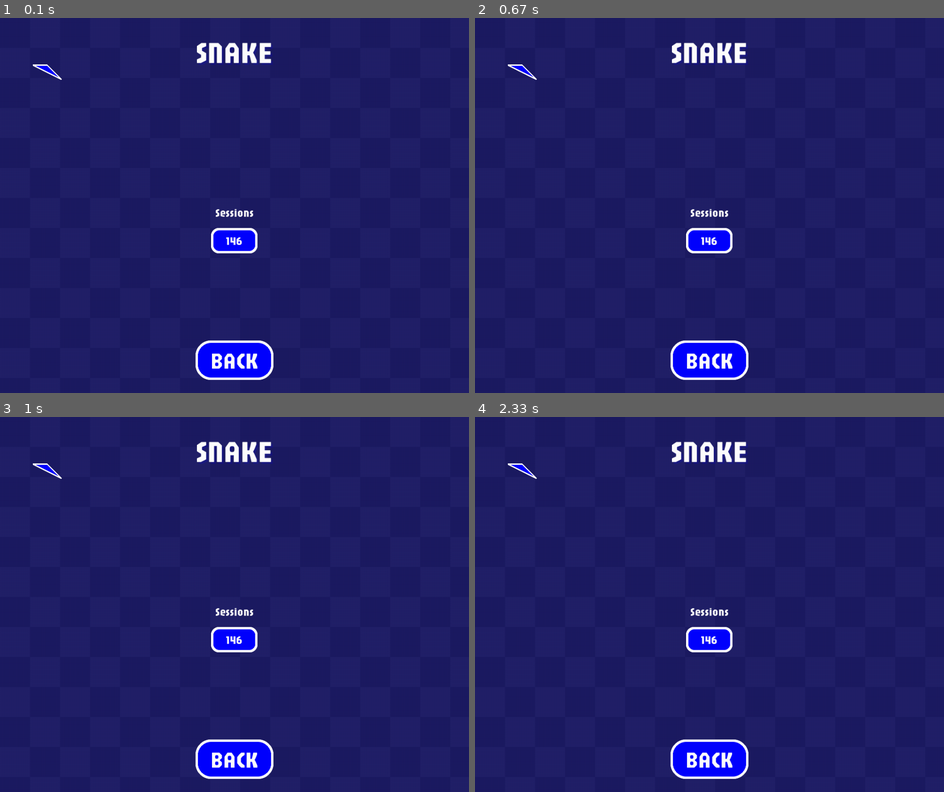
Above: before the commit, frames 1-4 (two rows, left to right).
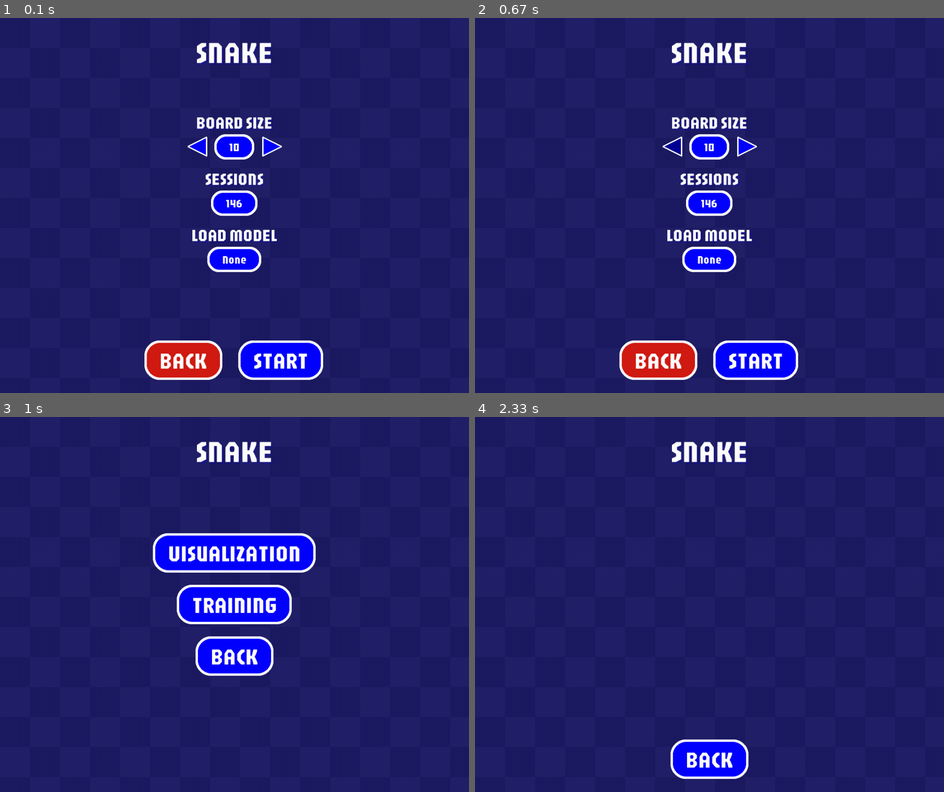
Above: after the commit, the same moments.

Repository: DevJ2K/snakeAI
Game: pygame game, started from srcs/Window.py
Same seed, same stepped clock (60 frames per second), same inputs: the game is played once before the commit and once after it.
Inputs (mouse positions are in pixels of both pictures, inside the frame that each line leads up to):
- Up to frame 1 (0.1 s): no input
- Up to frame 2 (0.67 s): click (671, 145) at 0.38 s
- Up to frame 3 (1 s): click (281, 758) at 0.72 s, where only the run after the commit has a clickable "START"
- Up to frame 4 (2.33 s): click (709, 552) at 1.05 s, where only the run after the commit has a clickable "VISUALIZATION"

The runs differ from the first frame. In frame 1, 7.2% of the frame differs, in the area x 7-69%, y 12-97%; in frame 2, 7.2%; in frame 3, 9.4%, in the area x 7-68%, y 12-97%; in frame 4, 0.8%.

Commit message:
✅ : Create triangle button and computor settings design done.

Diff:
--- a/srcs/Window.py
+++ b/srcs/Window.py
@@ -23,6 +23,8 @@
     ):
         abs_file_path = os.path.abspath(__file__)
         ROOT_PATH = os.path.dirname(os.path.dirname(abs_file_path))
+        self.font = font
+        self.ROOT_PATH = ROOT_PATH
         self.SCREEN_WIDTH = size[0]
         self.SCREEN_HEIGHT = size[1]
         pygame.init()
@@ -31,9 +33,9 @@
         self.canvas = pygame.display.set_mode(size=size)
         pygame.display.set_caption(title=title)
         # print(font)
-        self.fontTitle = pygame.font.Font(os.path.join(ROOT_PATH, font), 64)
-        self.fontButton = pygame.font.Font(os.path.join(ROOT_PATH, font), 48)
-        self.fontText = pygame.font.Font(os.path.join(ROOT_PATH, font), 24)
+        self.fontTitle = pygame.font.Font(os.path.join(self.ROOT_PATH, font), 64)
+        self.fontButton = pygame.font.Font(os.path.join(self.ROOT_PATH, font), 48)
+        self.fontText = pygame.font.Font(os.path.join(self.ROOT_PATH, font), 24)
         self.run = False
         self.FPS = FPS
         self.tick = 0
@@ -50,6 +52,10 @@
 
         # Window Interface Handling
         self.buttons = []
+        self.triangle_buttons = []
+
+    def get_font(self, size: int) -> pygame.font.Font:
+        return pygame.font.Font(os.path.join(self.ROOT_PATH, self.font), size)
 
     def switch_menu(self, menu: str):
         self.menu = menu
@@ -125,6 +131,7 @@
         while self.run:
             self.create_background(pattern_size=64)
             self.buttons.clear()
+            self.triangle_buttons.clear()
             self.last_tick = self.tick
             self.tick += 1
             self.current_menu()
--- a/srcs/window/window_menu.py
+++ b/srcs/window/window_menu.py
@@ -1,5 +1,5 @@
 from Window import Window
-from window.window_utils import add_button, add_text
+from window.window_utils import add_button, add_text, add_triangle_button
 import pygame
 
 
@@ -140,38 +140,135 @@
 # MENU COMPUTOR TRAINING ##########
 ###################################
 def MENU_computor_training(window: Window):
-    pygame.draw.polygon(
-        window.canvas,
-        window.theme['btn'],
-        [(100, 100), (130, 130), (70, 100)]
-    )
-    pygame.draw.polygon(
-        window.canvas,
-        "#FFFFFF",
-        [(100, 100), (130, 130), (70, 100)],
-        3
-    )
-
-    add_text(window, "Sessions", y=window.SCREEN_HEIGHT / 2)
-    add_button(
-        window=window,
-        y=window.SCREEN_HEIGHT / 2 + 60,
-        text="146",
+    # pygame.draw.polygon(
+    #     window.canvas,
+    #     window.theme['btn'],
+    #     [(100, 100), (130, 130), (70, 100)]
+    # )
+    # pygame.draw.polygon(
+    #     window.canvas,
+    #     "#FFFFFF",
+    #     [(100, 100), (130, 130), (70, 100)],
+    #     3
+    # )
+    font_text = window.get_font(size=36)
+
+    add_text(
+        window,
+        "BOARD SIZE",
+        y=window.SCREEN_HEIGHT / 2 - 200,
+        shadow={
+                "color": window.theme['accent'],
+                "opacity": 42,
+                "x": 4,
+                "y": 4,
+        },
+        font=font_text
+    )
+    add_button(
+        window=window,
+        y=window.SCREEN_HEIGHT / 2 - 140,
+        text="10",
         bg_default=window.theme['btn'],
         bg_hover=window.theme['btn-hover'],
         func=None,
         func_params="Session number",
         font=window.fontText,
-        border_radius=16
+        border_radius=24
+    )
+
+    add_triangle_button(
+        window=window,
+        x=window.SCREEN_WIDTH / 2 - 60,
+        y=window.SCREEN_HEIGHT / 2 - 106,
+        base=40,
+        height=40,
+        direction="LEFT",
+        bg_default=window.theme['btn'],
+        bg_hover=window.theme['btn-hover'],
+        func=print,
+        func_params="Left triangle button",
+    )
+    add_triangle_button(
+        window=window,
+        x=window.SCREEN_WIDTH / 2 + 60,
+        y=window.SCREEN_HEIGHT / 2 - 106,
+        base=40,
+        height=40,
+        direction="RIGHT",
+        bg_default=window.theme['btn'],
+        bg_hover=window.theme['btn-hover'],
+        func=print,
+        func_params="Right triangle button",
+    )
+
+    add_text(
+        window,
+        "SESSIONS",
+        y=window.SCREEN_HEIGHT / 2 - 80,
+        shadow={
+                "color": window.theme['accent'],
+                "opacity": 42,
+                "x": 4,
+                "y": 4,
+        },
+        font=font_text
+    )
+    add_button(
+        window=window,
+        y=window.SCREEN_HEIGHT / 2 - 20,
+        text="146",
+        bg_default=window.theme['btn'],
+        bg_hover=window.theme['btn-hover'],
+        func=None,
+        func_params="Session number",
+        font=window.fontText,
+        border_radius=24
+    )
+
+    add_text(
+        window,
+        "LOAD MODEL",
+        y=window.SCREEN_HEIGHT / 2 + 40,
+        shadow={
+                "color": window.theme['accent'],
+                "opacity": 42,
+                "x": 4,
+                "y": 4,
+        },
+        font=font_text
+    )
+    add_button(
+        window=window,
+        y=window.SCREEN_HEIGHT / 2 + 100,
+        text="None",
+        bg_default=window.theme['btn'],
+        bg_hover=window.theme['btn-hover'],
+        func=None,
+        func_params="Session number",
+        font=window.fontText,
+        border_radius=24
+    )
+
+
+    add_button(
+        window=window,
+        text="START",
+        x=window.SCREEN_WIDTH / 2 + 40,
+        y=window.SCREEN_HEIGHT - 100,
+        bg_default=window.theme['btn'],
+        bg_hover=window.theme['btn-hover'],
+        func=window.switch_menu,
+        func_params="COMPUTOR_MENU"
     )
 
     add_button(
         window=window,
         text="BACK",
-        y=window.SCREEN_HEIGHT - 100,
-        bg_default=window.theme['btn'],
-        bg_hover=window.theme['btn-hover'],
-        func=window.switch_menu,
-        func_params="COMPUTOR_MENU"
-    )
-    pass
+        x=window.SCREEN_WIDTH / 2 - 160,
+        y=window.SCREEN_HEIGHT - 100,
+        bg_default="#d21b13",
+        bg_hover="#9d0b04",
+        func=window.switch_menu,
+        func_params="COMPUTOR_MENU"
+    )
--- a/srcs/window/window_utils.py
+++ b/srcs/window/window_utils.py
@@ -42,6 +42,42 @@
             hover,
             False,
         )
+    for button in window.triangle_buttons:
+        hover = False
+        if button['hitbox'].collidepoint(pos) and button['func']:
+            cursor_color = window.canvas.get_at(pygame.mouse.get_pos())
+            color_list = [
+                pygame.Color(window.theme['bg1']),
+                pygame.Color(window.theme['bg2'])
+            ]
+            if cursor_color not in color_list:
+                hover = True
+                final_hover = True
+                if onclick:
+                    if button['func_params']:
+                        button['func'](button['func_params'])
+                    else:
+                        button['func']()
+
+        add_triangle_button(
+            window,
+            button['x'],
+            button['y'],
+            button['base'],
+            button['height'],
+            button['direction'],
+            button['bg_default'],
+            button['bg_hover'],
+            button['stroke'],
+            button['func'],
+            button['func_params'],
+            hover,
+            False
+        )
+
+
+        # add_triangle_button()
+
     if final_hover:
         # pygame.mouse.set_cursor(pygame.cursors.tri_left)
         hover_cursor = pygame.cursors.compile(my_cursors.hover_strings)
@@ -187,3 +223,61 @@
         shadow_y = y_coord + shadow['y']
         window.canvas.blit(text_shadow, [shadow_x, shadow_y])
     window.canvas.blit(text_render, [x_coord, y_coord])
+
+
+def add_triangle_button(
+        window,
+        x: int,
+        y: int,
+        base: int,
+        height: int,
+        direction: str,
+        bg_default: str = "#000000",
+        bg_hover: str = "#4F4F4F",
+        stroke: str = "#FFFFFF",
+        func: callable = print,
+        func_params: tuple = None,
+        hover: bool = False,
+        append: bool = True
+):
+
+    bg_color = bg_hover if hover is True else bg_default
+    p1 = (x, y)
+    p2 = (x, y - base)
+    if direction == "RIGHT":
+        p3 = (x + height, y - base / 2)
+    elif direction == "LEFT":
+        p3 = (x - height, y - base / 2)
+    else:
+        print(f"Invalid direction {direction}")
+        return
+    button_rect = pygame.draw.polygon(
+        window.canvas,
+        pygame.Color(bg_color),
+        [p1, p2, p3]
+    )
+    pygame.draw.polygon(
+        window.canvas,
+        pygame.Color(stroke),
+        [p1, p2, p3],
+        3
+    )
+
+    if append:
+        window.triangle_buttons.append(
+            {
+                "x": x,
+                "y": y,
+                "base": base,
+                "height": height,
+                "direction": direction,
+                "bg_default": bg_default,
+                "bg_hover": bg_hover,
+                "stroke": stroke,
+                "hitbox": button_rect,
+                "func": func,
+                "func_params": func_params
+            }
+        )
+
+    # window.canvas.blit(text_render, [x_coord, y_coord])
